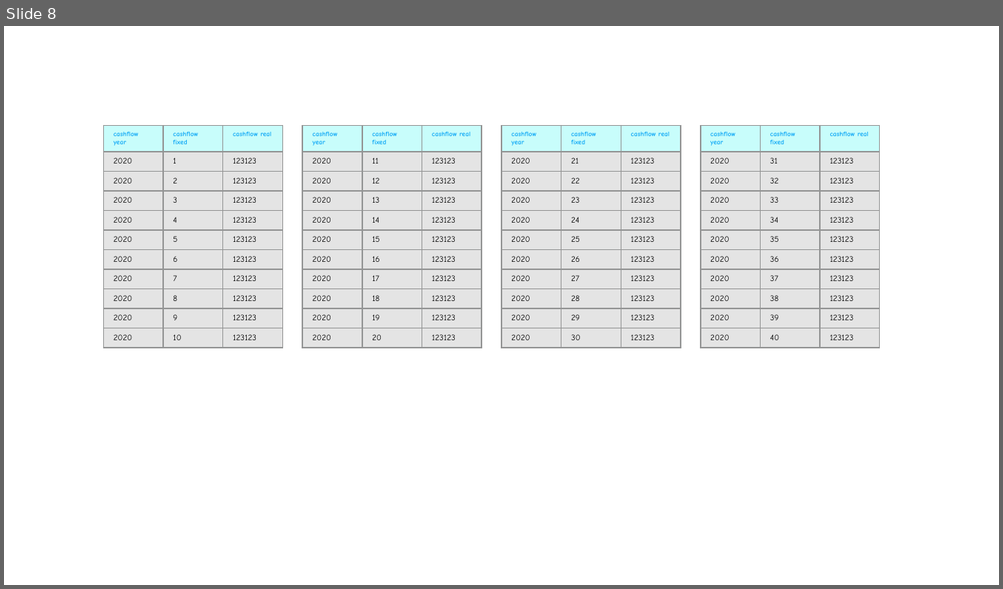
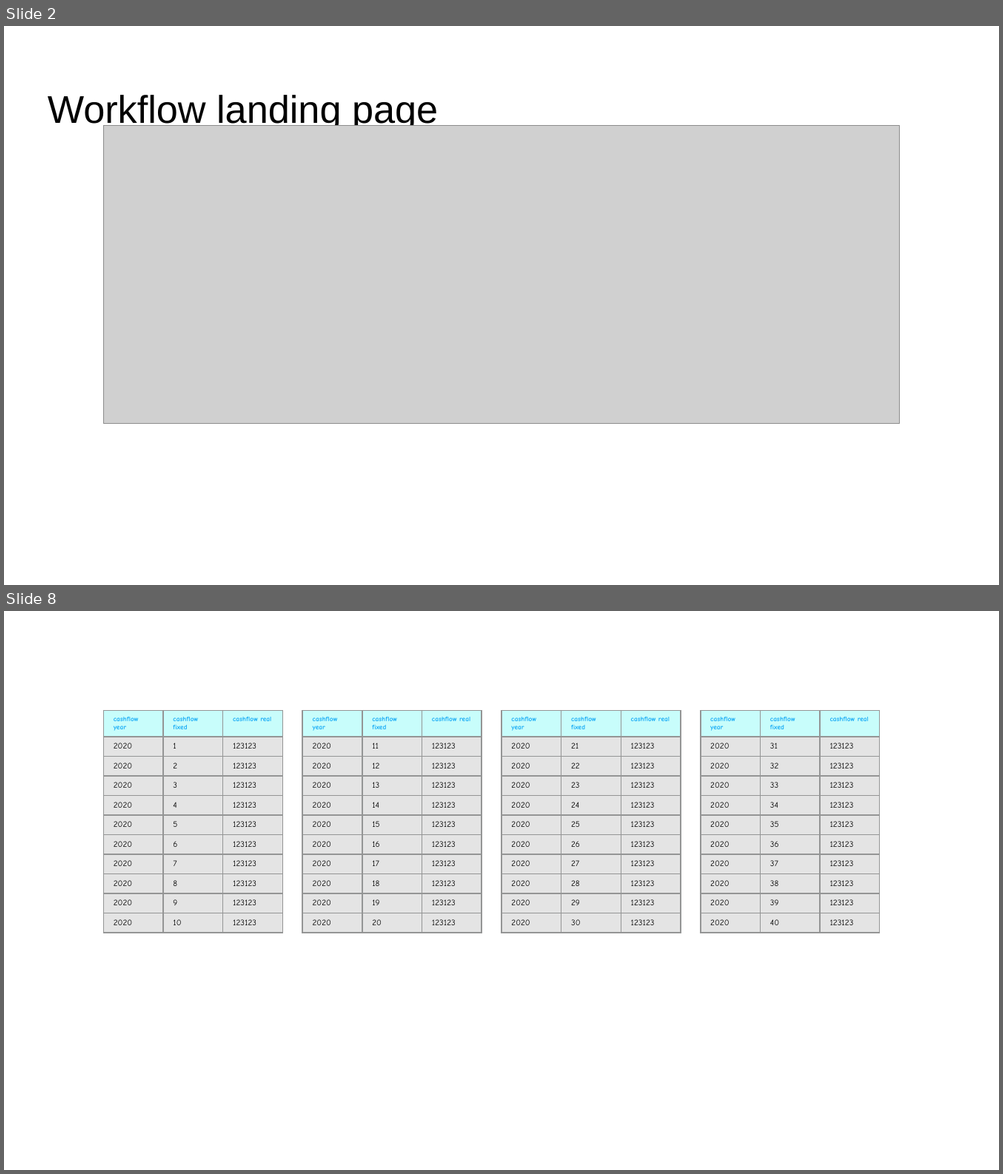
Before and after one commit to GayashanSameera/PythonPPTXGen, a slide deck: output.pptx. Shown one above the other, each under a label of ours: slide 8 before the commit, slides 2 and 8 after it; the slides between them are not shown. The pictures are 1003x589 and 1003x1174 pixels, drawn with LibreOffice and Linux fonts; fonts in the diff are those of the drawing; grey boxes stand for pictures. Boxes give left, top, right and bottom in pixels: in the first picture for what was removed or moved away, otherwise in the second. Text is boxed around its words. In the diff, an @@ line names an element or a change of style, - is before the commit and + after.

```diff
--- a/output.pptx
+++ b/output.pptx
@@ slide 2 added at box(4, 26, 999, 585), background #FFFFFF @@
@@ text added at box(48, 95, 438, 130), 28 pt, text #000000 @@
+Workflow landing page
@@ picture added at box(103, 125, 899, 424) @@
```
Also in this commit, not shown: 5 slides changed, 1 other slide added, 2 slides removed, 3 other files.
